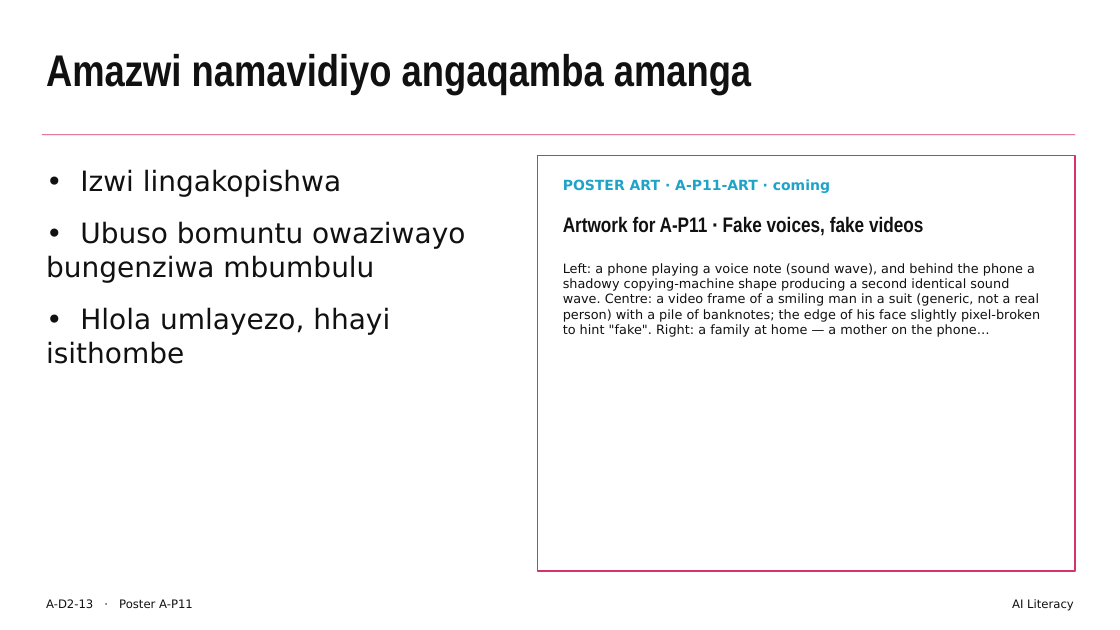
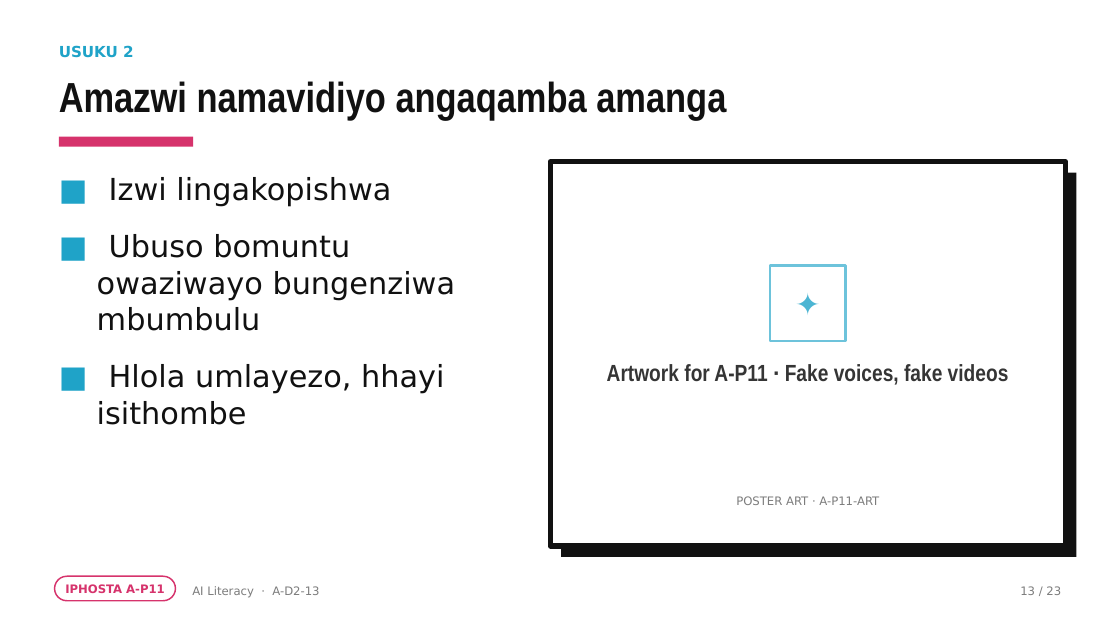
Before and after one commit to rorymclark-prog/ImbewuField, a slide deck: slide 13 of courses/build/ai-literacy/A-D2.zu.pptx. Drawn at 1120x630 pixels with LibreOffice and Linux fonts; fonts in the diff are those of the drawing. Boxes give left, top, right and bottom in pixels: in the first picture for what was removed or moved away, otherwise in the second. Text is boxed around its words. In the diff, an @@ line names an element or a change of style, - is before the commit and + after.

```diff
--- a/courses/build/ai-literacy/A-D2.zu.pptx
+++ b/courses/build/ai-literacy/A-D2.zu.pptx
@@ text added at (x1=59, y1=45, x2=134, y2=58), 13 pt, text #1FA3C8, bold @@
+USUKU 2
@@ text "Amazwi namavidiyo angaqamba amanga" moved from (x1=46, y1=54, x2=751, y2=94) to (x1=59, y1=81, x2=726, y2=120) @@
@@ text "Amazwi namavidiyo angaqamba amanga" at (x1=59, y1=81, x2=726, y2=120): size 38 to 36 pt; line spacing 1 to 0.95 @@
@@ rectangle removed at (x1=42, y1=134, x2=1075, y2=135) @@
@@ rectangle added at (x1=59, y1=136, x2=193, y2=146), fill #D6336C @@
@@ text at (x1=97, y1=177, x2=456, y2=425): text changed; size 24 to 26 pt @@
-• Izwi lingakopishwa
-• Ubuso bomuntu owaziwayo bungenziwa mbumbulu
-• Hlola umlayezo, hhayi isithombe
+■ Izwi lingakopishwa
+■ Ubuso bomuntu owaziwayo bungenziwa mbumbulu
+■ Hlola umlayezo, hhayi isithombe
@@ rectangle added at (x1=550, y1=162, x2=1065, y2=547), fill #FFFFFF, outline #111111 4.5 pt @@
@@ rectangle resized from (x1=538, y1=155, x2=1075, y2=571) to (x1=561, y1=173, x2=1076, y2=558) @@
@@ rectangle at (x1=561, y1=173, x2=1076, y2=558): fill #FFFFFF to #111111; outline #D6336C 1.25 pt to none @@
@@ text removed at (x1=563, y1=263, x2=1040, y2=337) @@
-Left: a phone playing a voice note (sound wave), and behind the phone a shadowy copying-machine shape producing a second identical sound wave. Centre: a video frame of a smiling man in a suit (generic, not a real person) with a pile of banknotes; the edge of his face slightly pixel-broken to hint "fake". Right: a family at home — a mother on the phone…
@@ rectangle added at (x1=770, y1=266, x2=846, y2=341), outline #6DC3DB 2 pt @@
@@ text added at (x1=770, y1=266, x2=846, y2=341), 26 pt, text #4CB5D3 @@
+✦
@@ text "Artwork for A-P11 · Fake ..." moved from (x1=563, y1=216, x2=923, y2=236) to (x1=607, y1=364, x2=1009, y2=385) @@
@@ text "Artwork for A-P11 · Fake ..." at (x1=607, y1=364, x2=1009, y2=385): size 18 to 20 pt, text colour #111111 to #353535; alignment left to centre @@
@@ text at (x1=736, y1=496, x2=879, y2=505): text changed; size 12 to 10 pt; text colour #1FA3C8 to #7C7C7C; bold off @@
-POSTER ART · A-P11-ART · coming
+POSTER ART · A-P11-ART
@@ rounded rectangle added at (x1=55, y1=576, x2=176, y2=601), outline #D6336C 1.25 pt @@
@@ text added at (x1=65, y1=584, x2=165, y2=593), 10 pt, text #D6336C, bold @@
+IPHOSTA A-P11
@@ text "AI Literacy · A-D2-13" at (x1=192, y1=586, x2=319, y2=598): vertical alignment top to middle @@
@@ text at (x1=192, y1=586, x2=319, y2=598): text changed; text colour #111111 to #7C7C7C @@
-A-D2-13 · Poster A-P11
+AI Literacy · A-D2-13
@@ text removed at (x1=1012, y1=599, x2=1074, y2=611) @@
-AI Literacy
@@ text added at (x1=1020, y1=586, x2=1061, y2=595), 10 pt, text #7C7C7C @@
+13 / 23
```
Also in this commit, not shown: 22 other slides changed, 49 other files.
